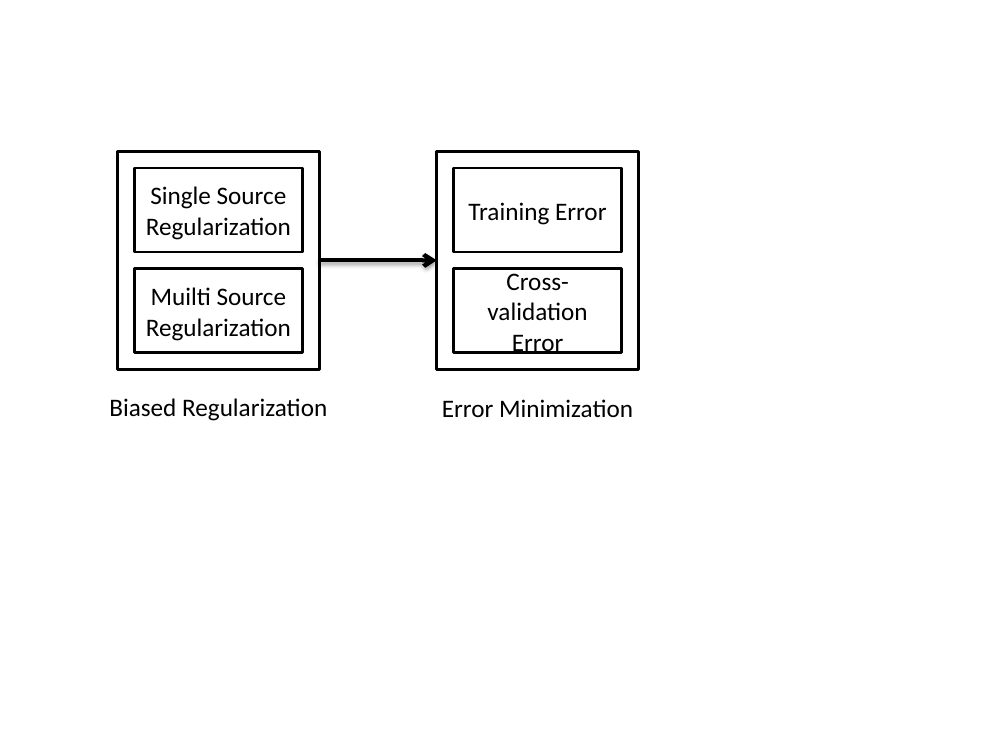
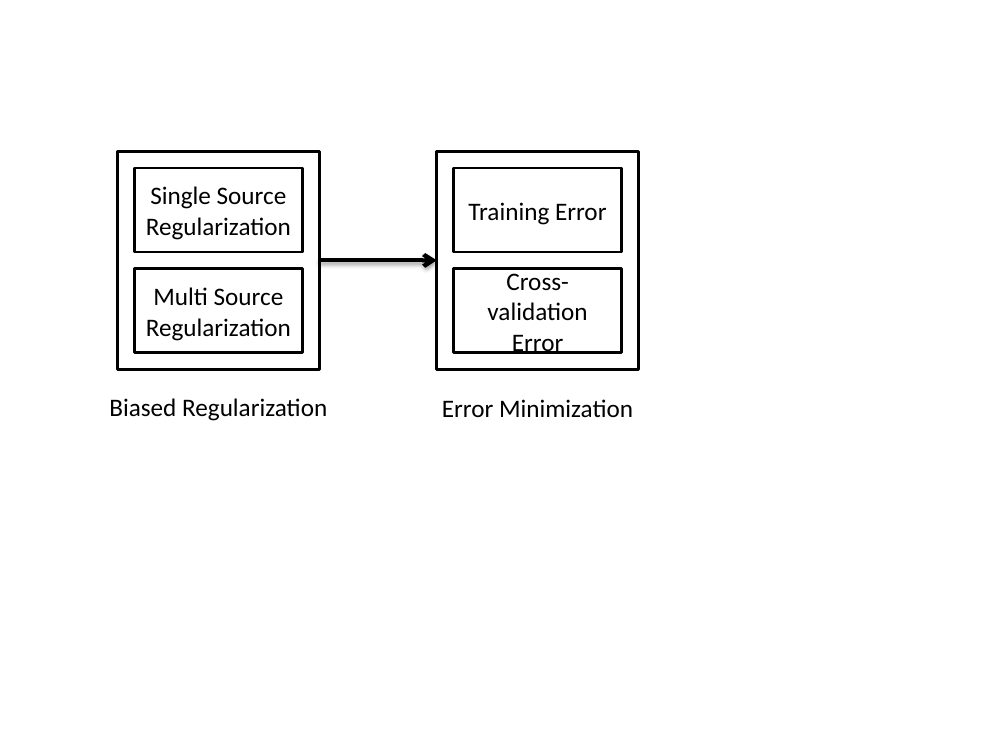
Before and after one commit to shuangao/thesis, a slide deck: slide 3 of relatedwork/fig/ig.pptx. Drawn at 1008x756 pixels with LibreOffice and Linux fonts; fonts in the diff are those of the drawing. Boxes give left, top, right and bottom in pixels: in the first picture for what was removed or moved away, otherwise in the second. Text is boxed around its words. In the diff, an @@ line names an element or a change of style, - is before the commit and + after.

```diff
--- a/relatedwork/fig/ig.pptx
+++ b/relatedwork/fig/ig.pptx
@@ text in rectangle at <box>153,287,284,305</box>: text changed @@
-Muilti Source
+Multi Source
```
Also in this commit, not shown: 53 other files.
